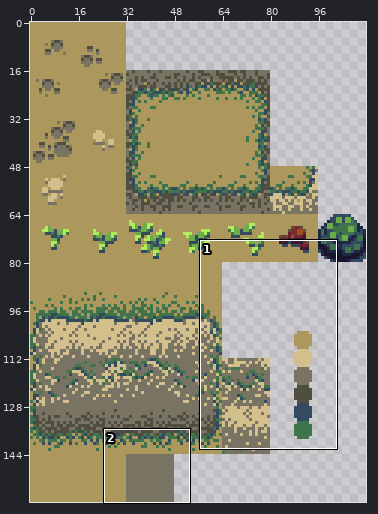
Edited in one commit: sprite sheet (core/assets/maps/cliffs_tiles.png). The picture above shows the old version from afar; the outline marks the close-up.
Close-up. The starting point:
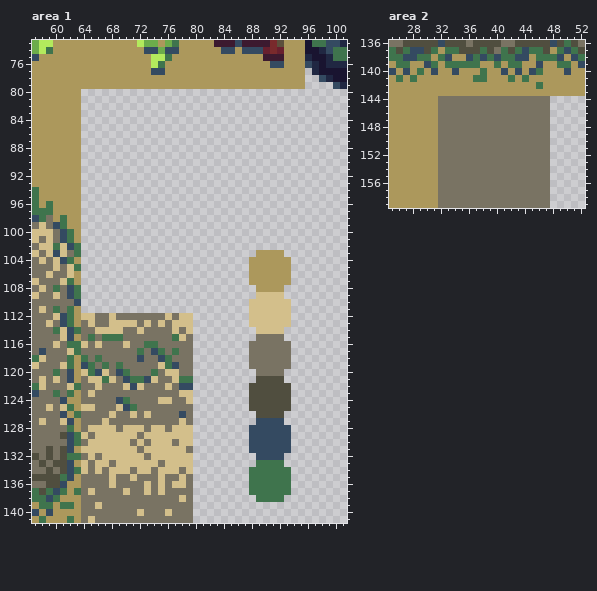
The file is 112x160 pixels. Colours within 5 levels of each other are drawn and written as one. Shown: area 1: x 57..101, y 73..141; area 2: x 25..52, y 136..159. The commit also changed other parts of the picture, which this record leaves out.
The same view after the edit:
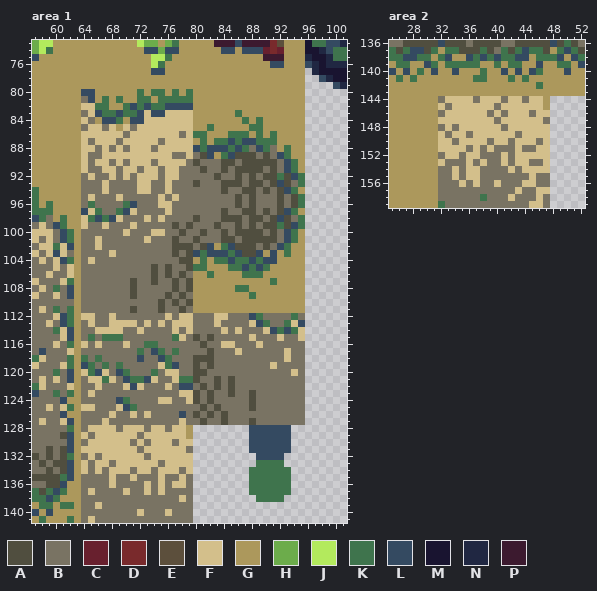
Palette (. is transparent): A #504e3f  B #797363  C #68202e  D #792a2c  E #5c4f3c  F #d3bf8b  G #ac985c  H #6cac4b  J #b3ea5d  K #3f744d  L #344a61  M #191430  N #202742  P #3c1a2f
Change:
Changed rows in their new state; - is an unchanged pixel.
Area 1:
first column x 63:
 80 -LLGGGGGGKGKKGKGKGGGGGGGGGGGGGGGG
 81 -BLGKGKGGKKGKKKKKGGGGGGGGGGGGGGGG
 82 -FFKKGGKLKLKKLLLLGGGGGGGGGGGGGGGG
 83 -BFLKKLKKLFLLFFFFGGGGGGKGGGGGGGGG
 84 -FBGLLKGLLFFFFFFFGGGGGGGKGKGGGGGG
 85 -BFFBFGFBFFFFFFFFGGKGGGGGKKGGGGGG
 86 -FFFFFFBFFFFFFFBFKKGGGKKKGKGKGGGG
 87 -FBFFFBFFFFFBFFFFGKGKKLKLLKKKGGGG
 88 -FFBFBFBFFFBFFFFFLKLLLKLKBLKBGKGG
 89 -FBBFFFFFFFFFFBBFBALGKLAAABABLKGG
 90 -FBFFBFBFFFBFFFFBABBBAABAAAAABLKG
 91 -FBBFFBFFBFFBFFBBBABBABAAAABABLKG
 92 -BFBBFBFBFFFBFFBBBBBABBABABAAKALK
 93 -BBBFBBBBFFBBFBBBABBBAAABAABALABK
 94 -BBBFBBBBFFBBFBBBBBBBABBAABABALKG
 95 -BFBBBFBBBBBFBFBBBBBBBBABABBBABAK
 96 -BKBBBBKLBBBFFBBBBBBBBBABABBBABAK
 97 -LFKBBKLFBBBBFBBBBBBBABBAABABALKG
 98 -FKLKLFBBBFBFBBBBABBBAAABAABALABK
 99 -FBBFBBBFBBBBBABABBBABBABABAAKALK
100 -BBBBBBFBBBFFBBABBABBABAAAABABLKG
101 -BBFBBBBBBFBBBABBABBBAABAAAAABLKG
102 GBBFBBBBBBBBBBAAABALGKLAAABABLKGG
103 GBBBBFBBBBBBBBABALKLLLKLAAL-L-KGG
104 -BFBBBBBBBBBBBBAAGKGKKLKKLKLL--GG
105 GBBBBBBBBBBABABBAKKGGGKKLKLK---GG
106 -BBBBBBBBBBABABABGGKGGGGKKK----GG
107 -BBBBBBBABBABBABAGGGGGGGG---K--GG
108 GBBBBBBBABBBBBABAGGGGGGKKG----GGG
109 GBBBBBBBABBBBABABGGGGGGGGKGGGGGGG
110 GBBBBBBBBBBBABABAGGGGGGGGGGGGGGGG
111 -BBBBBBBABBBABBABGGGGGGGGGGGGGGGG
112 -----------------BBBFFBBBLKBBBBKB
113 -----------------BBBFBBBB-LKBBKFL
114 G----------------BBBBFBFBBB-LKLKF
115 -----------------ABABBBBBF---FBBF
116 G----------------BABBFFBB-F----BB
117 G----------------BBABBBFB-----FBB
118 -----------------AAABBBBB-----FBB
119 -----------------ABABBBBB---F--BB
120 -----------------AABBBBBBB----BFB
121 -----------------ABBABABBBBBBBBBB
122 G----------------BABABABBBBBBBBBB
123 -----------------ABABBABB-BBBBBBB
124 -----------------ABABBBBB-BBBBBBB
125 -----------------BABABBBB-BBBBBBB
126 G----------------ABABABBBBBBBBBBB
127 -----------------BABBABBBABBBBBBB
128 ----------------G----------------
129 G---------------G----------------
130 G--------------------------------
132 G--------------------------------
134 G--------------------------------
137 G--------------------------------
Area 2:
first column x 32:
144 -FFFF-FFF-FF-FFG
145 F-FFFFFF-FFFFFFG
146 -FFFFFF-F-FFF-FF
147 FFFFFFFF-FFFFFF-
148 -F-FFFFFF-FFFFFF
149 F-FF-FFFFFF-FFFF
150 FF-FFFF-FF-FFF-F
151 FFFF-F-F---F--FF
152 -FF-FF---F-FFFFF
153 F---F-F--F-FF--F
154 --F-FF----F-FFFF
155 --F-FF-------F--
156 ---F-F--F---FF--
157 -----------F--FF
158 ------K---F---F-
159 K------------FF-
Pixel boxes of the changes (left, top, right, bottom) in both close-ups:
changed: (74, 89, 305, 495)
changed: (438, 96, 550, 208)
